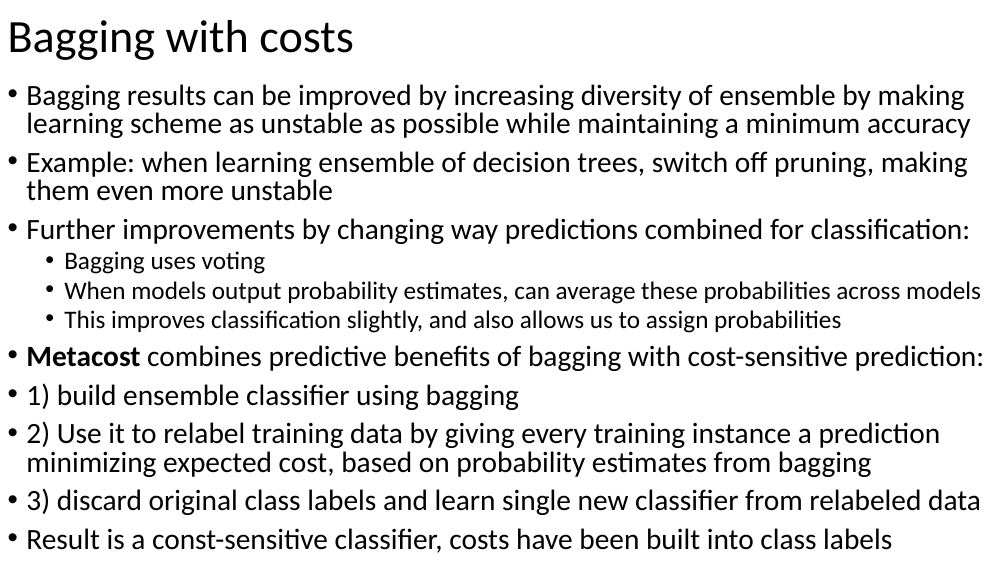
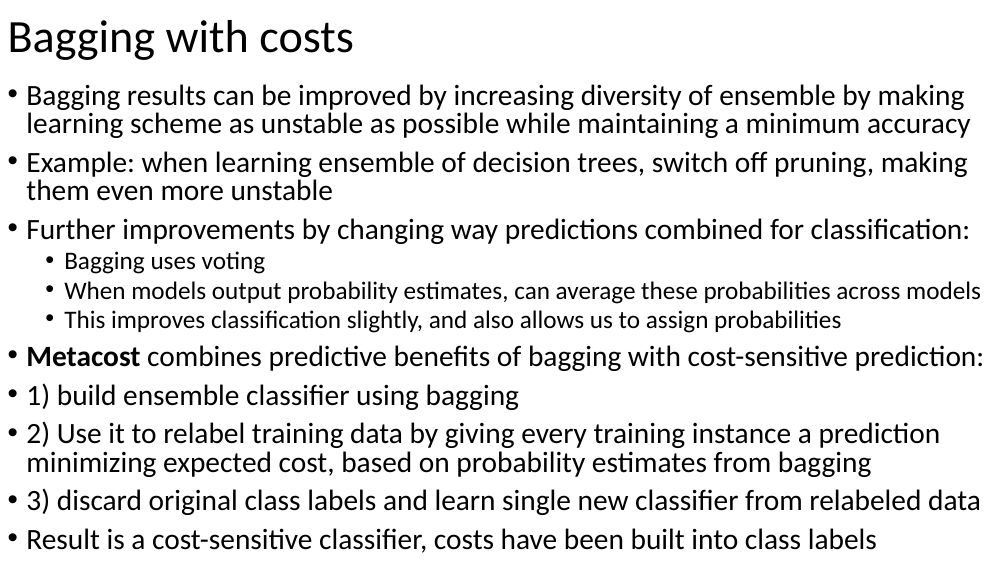
Before and after one commit to russellu/cs405, a slide deck: slide 13 of Lecture_25.pptx (slide 8 before the commit). Drawn at 1008x567 pixels with LibreOffice and Linux fonts; fonts in the diff are those of the drawing. Boxes give left, top, right and bottom in pixels: in the first picture for what was removed or moved away, otherwise in the second. Text is boxed around its words. In the diff, an @@ line names an element or a change of style, - is before the commit and + after.

```diff
--- a/Lecture_25.pptx
+++ b/Lecture_25.pptx
@@ text at (26, 528, 877, 553): text changed @@
-• Result is a const-sensitive classifier, costs have been built into class labels
+• Result is a cost-sensitive classifier, costs have been built into class labels
```
Also in this commit, not shown: 8 other slides changed, 2 slides added, 1 other file.
